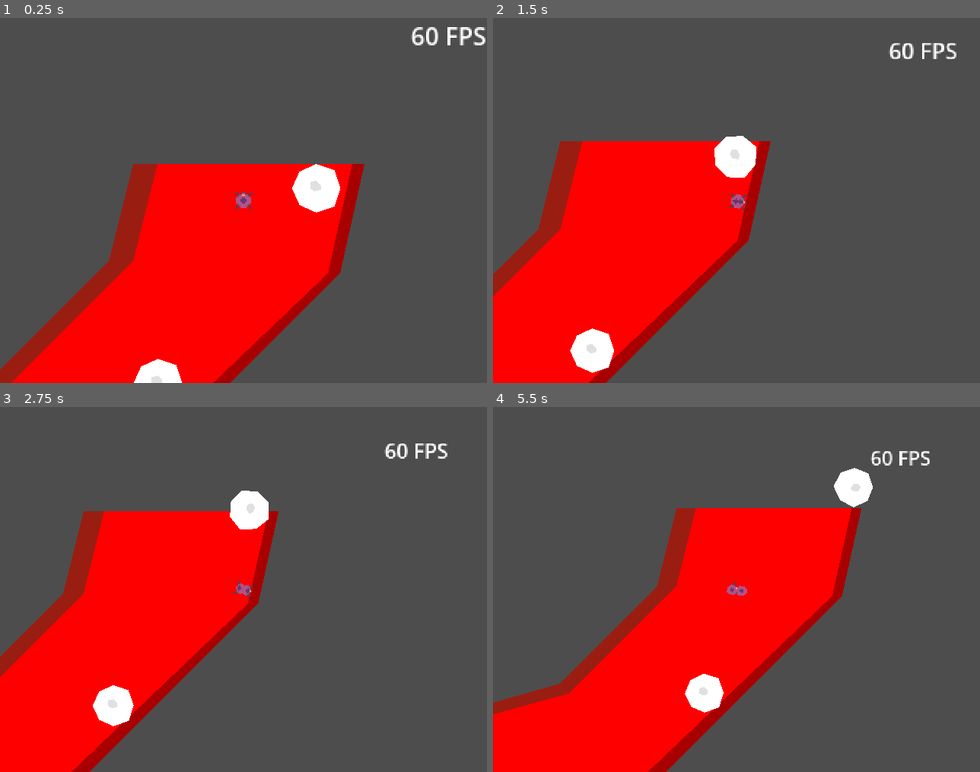
Above: before the commit, frames 1-4 (two rows, left to right).
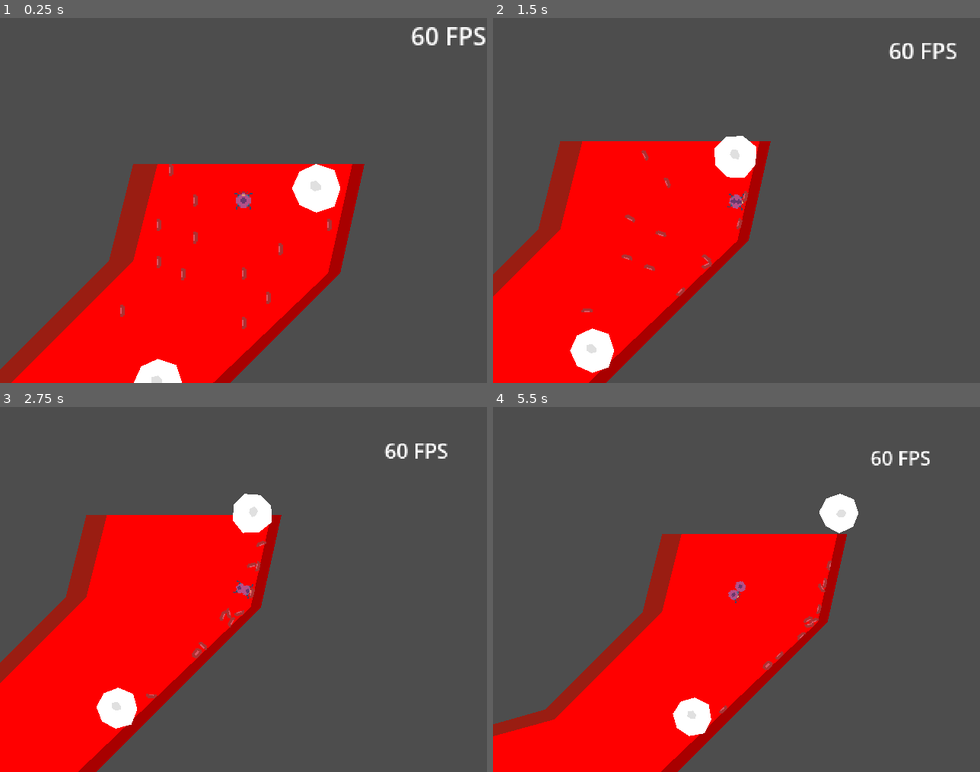
Above: after the commit, the same moments.

Repository: BertrandBordage/Bloody-Sarcoma
Game: Godot game, scene res://level_0.tscn
Same seed, same stepped clock (60 frames per second), same inputs: the game is played once before the commit and once after it.
Inputs (mouse positions are in pixels of both pictures, inside the frame that each line leads up to):
- Up to frame 1 (0.25 s): no input
- Up to frame 2 (1.5 s): tap Enter (ui_accept) at 0.5, 0.77 s; move the mouse to (843, 182) at 0.52 s; hold Right (ui_right) 0.53-1.25 s; click (843, 182) at 0.67 s; drag from (639, 218) to (712, 273) at 1.27 s
- Up to frame 3 (2.75 s): move the mouse to (292, 509) at 2.02 s; hold Right (ui_right) from 2.03 s (still down)
- Up to frame 4 (5.5 s): release Right (ui_right) at 2.75 s; drag from (712, 662) to (590, 534) at 2.77 s; move the mouse to (882, 644) at 3.52 s; hold Left (ui_left) 3.53-4.25 s; tap Enter (ui_accept) at 3.77 s; drag from (590, 534) to (663, 498) at 4.27 s; move the mouse to (760, 589) at 5.02 s; hold Down (ui_down) from 5.03 s (still down); click (760, 589) at 5.17 s

The runs differ from the first frame. In frame 1, 0.3% of the frame differs, in the area x 24-69%, y 40-86%; in frame 2, 0.3%; in frame 3, 3.3%; in frame 4, 10%, in the area x 0-78%, y 16-100%.

Commit message:
Adds red blood cells.

Diff:
--- a/level_0.tscn
+++ b/level_0.tscn
@@ -1,8 +1,9 @@
-[gd_scene load_steps=5 format=3 uid="uid://blxa6cowlkfxu"]
+[gd_scene load_steps=6 format=3 uid="uid://blxa6cowlkfxu"]
 
 [ext_resource type="Script" path="res://level_0.gd" id="1_6mmf6"]
 [ext_resource type="PackedScene" uid="uid://dm0f3yccbu33i" path="res://blood_vessel.tscn" id="1_061b8"]
 [ext_resource type="PackedScene" uid="uid://cbkcwlw0kc3nk" path="res://lymphocyte.tscn" id="3_e17wh"]
+[ext_resource type="PackedScene" uid="uid://d4fbq3qboenqe" path="res://red_blood_cell.tscn" id="5_3x6tl"]
 [ext_resource type="PackedScene" uid="uid://11qi1e3xb58u" path="res://playable_cell_cluster.tscn" id="6_1ntlw"]
 
 [node name="Level0" type="Node2D"]
@@ -30,3 +31,39 @@
 
 [node name="PlayableCellCluster" parent="." instance=ExtResource("6_1ntlw")]
 position = Vector2(1016, 24)
+
+[node name="RedBloodCell" parent="." instance=ExtResource("5_3x6tl")]
+position = Vector2(984, 24)
+
+[node name="RedBloodCell2" parent="." instance=ExtResource("5_3x6tl")]
+position = Vector2(968, 4)
+
+[node name="RedBloodCell3" parent="." instance=ExtResource("5_3x6tl")]
+position = Vector2(1072, 40)
+
+[node name="RedBloodCell4" parent="." instance=ExtResource("5_3x6tl")]
+position = Vector2(1040, 56)
+
+[node name="RedBloodCell5" parent="." instance=ExtResource("5_3x6tl")]
+position = Vector2(960, 64)
+
+[node name="RedBloodCell6" parent="." instance=ExtResource("5_3x6tl")]
+position = Vector2(960, 40)
+
+[node name="RedBloodCell7" parent="." instance=ExtResource("5_3x6tl")]
+position = Vector2(936, 96)
+
+[node name="RedBloodCell8" parent="." instance=ExtResource("5_3x6tl")]
+position = Vector2(984, 48)
+
+[node name="RedBloodCell9" parent="." instance=ExtResource("5_3x6tl")]
+position = Vector2(1032, 88)
+
+[node name="RedBloodCell10" parent="." instance=ExtResource("5_3x6tl")]
+position = Vector2(1016, 72)
+
+[node name="RedBloodCell11" parent="." instance=ExtResource("5_3x6tl")]
+position = Vector2(976, 72)
+
+[node name="RedBloodCell12" parent="." instance=ExtResource("5_3x6tl")]
+position = Vector2(1016, 104)
--- /dev/null
+++ b/red_blood_cell.tscn
@@ -0,0 +1,17 @@
+[gd_scene load_steps=3 format=3 uid="uid://d4fbq3qboenqe"]
+
+[ext_resource type="Texture2D" uid="uid://cxc2qsrg7x4t3" path="res://sprites/red-blood-cell.png" id="1_tv380"]
+
+[sub_resource type="CapsuleShape2D" id="CapsuleShape2D_h5lub"]
+radius = 1.5
+height = 8.0
+
+[node name="RedBloodCell" type="RigidBody2D"]
+mass = 0.01
+
+[node name="Sprite2D" type="Sprite2D" parent="."]
+texture = ExtResource("1_tv380")
+
+[node name="CollisionShape2D" type="CollisionShape2D" parent="."]
+position = Vector2(0.5, 0)
+shape = SubResource("CapsuleShape2D_h5lub")
Binary file added: sprites/red-blood-cell.aseprite
Binary file added: sprites/red-blood-cell.png
Not shown, added: sprites/red-blood-cell.png.import
